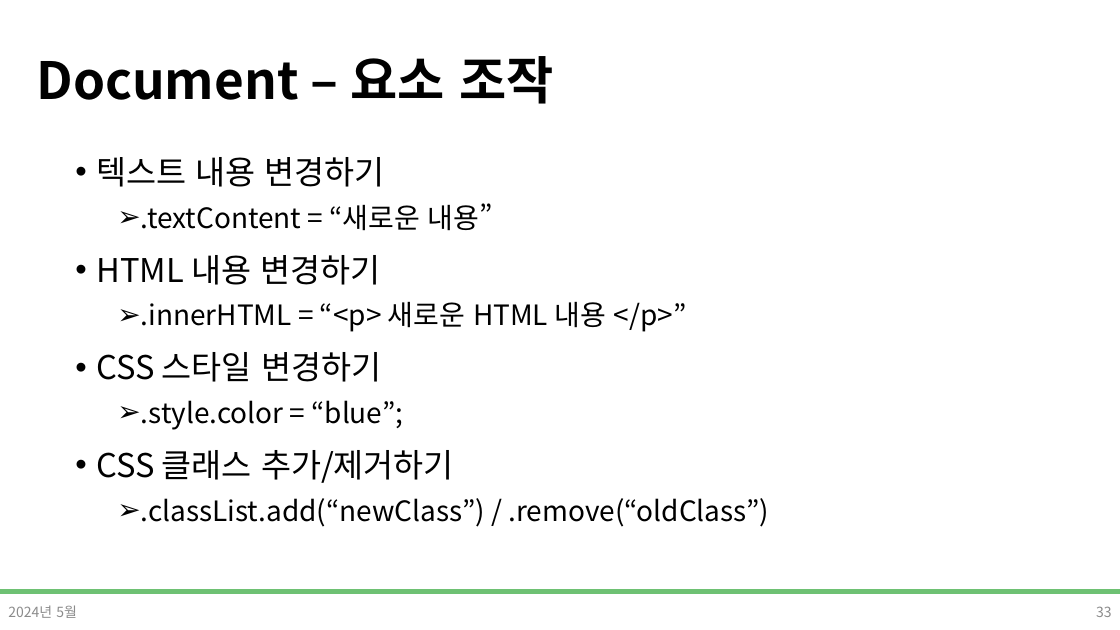
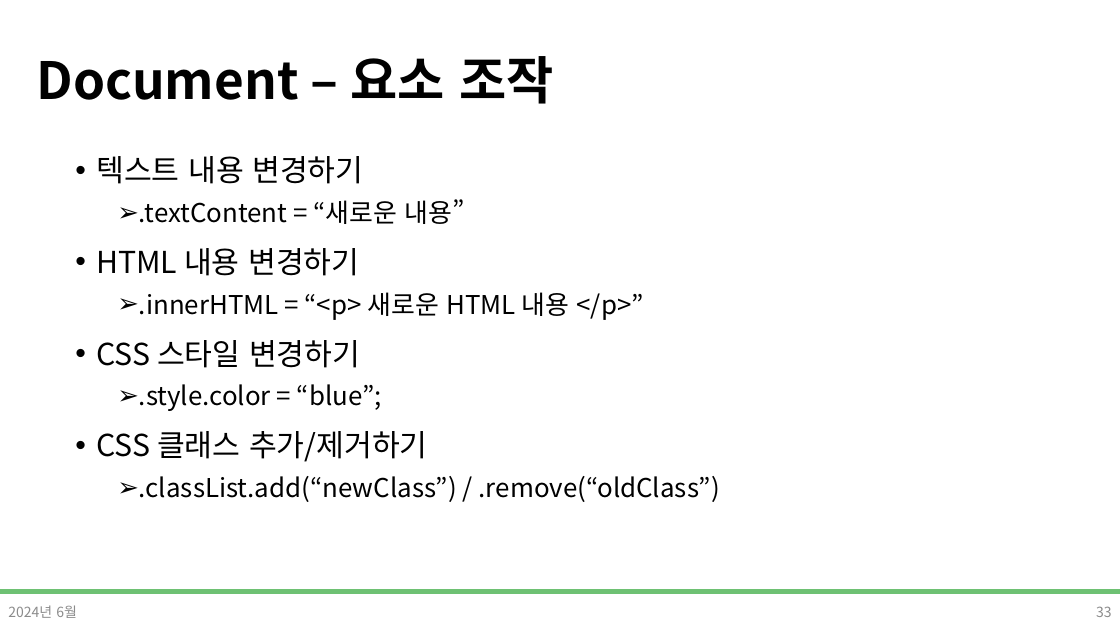
Before and after one commit to DevDamon0527/SeSAC_Yeongdeungpo_Campus_6th, a slide deck: slide 33 of material/[SeSAC_YDP_6] 04_5_Javascript_표준객체,DOM.pptx. Drawn at 1120x630 pixels with LibreOffice and Linux fonts; fonts in the diff are those of the drawing; background and template pictures are left out. Boxes give left, top, right and bottom in pixels: in the first picture for what was removed or moved away, otherwise in the second. Text is boxed around its words. In the diff, an @@ line names an element or a change of style, - is before the commit and + after.

```diff
--- a/material/[SeSAC_YDP_6] 04_5_Javascript_표준객체,DOM.pptx
+++ b/material/[SeSAC_YDP_6] 04_5_Javascript_표준객체,DOM.pptx
@@ text "텍스트 내용 변경하기" at bbox=[96, 156, 720, 502]: size 28 to 25.9 pt in "텍스트 내용 변경하기", "HTML 내용 변경하기", "CSS 스타일 변경하기", "CSS 클래스 추가/제거하기"; size 24 to 22.2 pt in ".textContent = “새로운 내용”", ".innerHTML = “<p> 새로운 HTML 내용 </p>”", ".style.color = “blue”;", ".classList.add(“newClass”) / .remove(“oldClass”)" @@
@@ text at bbox=[8, 605, 77, 618]: text changed @@
-2024년 5월
+2024년 6월
```
Also in this commit, not shown: 37 other slides changed, 16 other files.
